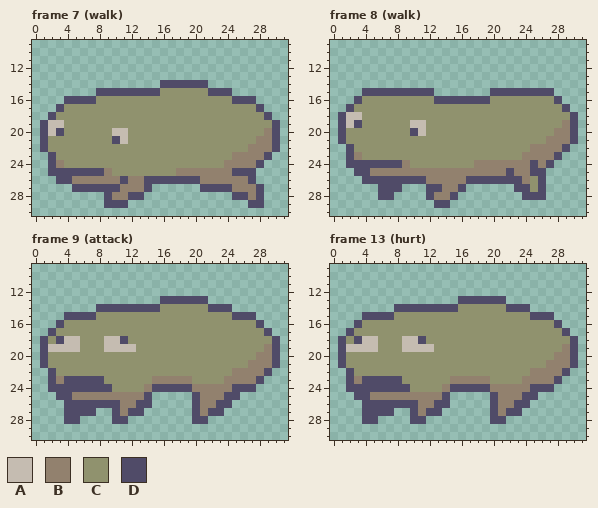
Two versions of one pixel-art file, characters/enemy/hotdog/HotDog.aseprite. Above: the version before the commit.
32x32 pixels, 14 frames. Shown: frame 7 (walk): x 0..31, y 9..30; frame 8 (walk): x 0..31, y 9..30; frame 9 (attack): x 0..31, y 9..30; frame 13 (hurt): x 0..31, y 9..30. The commit also changed other frames, which this record leaves out.
Palette (. is transparent): A #c5bcb1  B #92816e  C #90926e  D #504b68
The result:
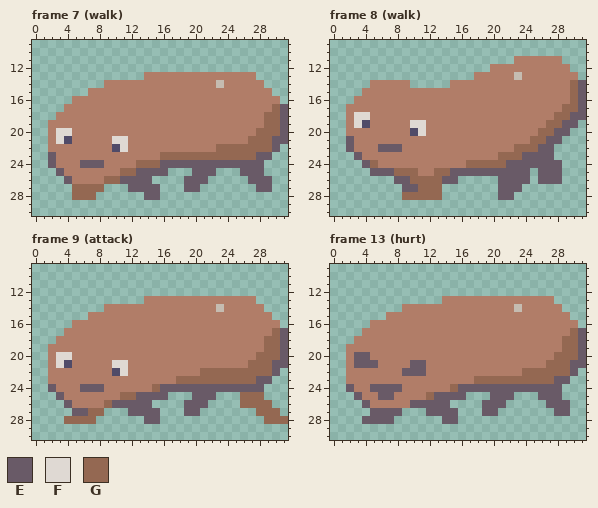
Colours new in this view: E #695a67  F #dfd9d3  G #946852
Edits made:
layer "Sprite Sheet" now hidden
layer "Layer 1" added
colour C: #90926e -> #b17d68
Frame 7 (walk):
y 13: x 14..27 .............. -> CCCCCCCCCCCCCC
y 14: x 9..28 .......DDDDDD....... -> CCCCCCCCCCCCCCACCCCC
y 15: x 7..15 .DDDDDDDD -> CCCCCCCCC; x 22..29 DDD..... -> CCCCCCCC
y 16: x 4..7 DDDD -> .CCC; x 25..30 DDD... -> CCCCCC
y 17: x 3 D -> .; x 28..31 D... -> CCGE
y 18: x 2 D -> .; x 29..31 D.. -> GGE
y 19: x 1..3 DAA -> .CC; x 29..31 CD. -> GGE
y 20: x 1..4 DADC -> .CFF; x 10..11 AA -> CC; x 28..31 CBD. -> GGGE
y 21: x 1 D -> .; x 3..4 CC -> FD; x 10..11 DA -> FF; x 27..31 CBBD. -> GGGEE
y 22: x 1 D -> .; x 10..11 CC -> DF; x 23..30 CCCCBBBD -> GGGGGGGE
y 23: x 2 D -> E; x 16..29 CCCCCCCCCBBBBD -> GGGGGGGGGGGGEE
y 24: x 2..3 DB -> EC; x 6..8 CCC -> EEE; x 13..28 CCCCCCCCCCCBBBBD -> GGGEEEEEEEEEEEEE
y 25: x 2..9 DDDDDDDB -> .ECCCCCC; x 11..28 CCCCCCCBBBBBBBDDD. -> GGEEEE...EEE...EEE
y 26: x 3..29 DDBBBBBBDBBDDDDDDDBBBBBBD.. -> .ECCCCGGEEEE....EEE.....EEE
y 27: x 5..15 DDDDDDBBBD. -> GGGG...EEEE; x 19..29 ..DDDDBBBD. -> EE.......EE
y 28: x 5..7 ... -> GGG; x 9..15 DBBDD.. -> .....EE; x 25..28 DDBD -> ....
y 29: x 9..11 DDD -> ...; x 27..28 DD -> ..
Frame 8 (walk):
y 11: x 23..28 ...... -> CCCCCC
y 12: x 20..29 .......... -> CCCCCCCCCC
y 13: x 18..30 ............. -> CCCCCACCCCCCC
y 14: x 5..9 ..... -> CCCCC; x 15..31 ................. -> CCCCCCCCCCCCCCCGE
y 15: x 4..31 DDDDDDDDD.......DDDDDDDD.... -> CCCCCCCCCCCCCCCCCCCCCCCCCCGE
y 16: x 3 D -> C; x 13..19 DDDDDDD -> CCCCCCC; x 28..31 D... -> CCGE
y 17: x 2 D -> C; x 29..31 D.. -> GGE
y 18: x 1..4 DAAC -> .CFF; x 28..31 CCD. -> GGEE
y 19: x 1..4 DADC -> .CFD; x 10..11 AA -> FF; x 27..30 CCBD -> GGEE
y 20: x 1 D -> .; x 11 A -> F; x 26..30 CCBBD -> GGEE.
y 21: x 1..2 DC -> .E; x 25..30 CCBBBD -> GGEE..
y 22: x 2 D -> E; x 6..8 CCC -> EEE; x 23..29 CCBBBBD -> GGGEE..
y 23: x 2..3 DB -> .E; x 21..28 CCCBBBBD -> GGGEEEE.
y 24: x 2..9 DDDDDDDB -> ..EGCCCC; x 17..28 CBBBBBBBDBD. -> GGGGGEEEEEEE
y 25: x 3..28 DDBBBBBBBBBBBBBBBBBDBBDD.. -> ..EEEGGGCCGGEEEEEEEEEE.EEE
y 26: x 4..28 DDDDDDDDBBBBBDDDDDDDBCD.. -> ....EEGGGGEE.....EEEE.EEE
y 27: x 6..16 DDD...DDBBD -> ...EEGGG...; x 21..26 ..DDCD -> EEE...
y 28: x 6..7 DD -> ..; x 9..15 ...DBBD -> GGGGG..; x 21..22 .. -> EE; x 24..26 DDD -> ...
y 29: x 13..14 DD -> ..
Frame 9 (attack):
y 13: x 14..27 ..DDDDDD...... -> CCCCCCCCCCCCCC
y 14: x 8..15 DDDDDDDD -> .CCCCCCC; x 22..28 DDD.... -> CACCCCC
y 15: x 4..7 DDDD -> ...C; x 25..29 DDD.. -> CCCCC
y 16: x 3..4 DC -> ..; x 28..30 D.. -> CCC
y 17: x 2..3 DC -> ..; x 29..31 D.. -> CGE
y 18: x 1..5 DCDAA -> ..CCC; x 9..11 AAD -> CCC; x 29..31 CD. -> GGE
y 19: x 1..5 DAAAA -> .CCCC; x 9..12 AAAA -> CCCC; x 29..31 BD. -> GGE
y 20: x 1 D -> .; x 3..4 CC -> FF; x 28..31 BBD. -> GGGE
y 21: x 1 D -> .; x 3..4 CC -> FD; x 10..11 CC -> FF; x 27..31 BBBD. -> GGGEE
y 22: x 2 D -> C; x 10..11 CC -> DF; x 21..30 CCCCBBBBD. -> GGGGGGGGGE
y 23: x 2..8 DBDDDDD -> CCCCCCC; x 15..29 BBBBBCCCCBBBBD. -> CCCGGGGGGGGGGEE
y 24: x 2..9 DDDDDDDD -> ECCCEEEC; x 14..28 BDDDDDBBBBBDDD. -> CGEEEEEEEEEEEEE
y 25: x 3..16 DDBBBBBBBBBD.. -> ECCCCCCCGGEEEE; x 20..28 DBBBDD... -> EEE...GGG
y 26: x 4..14 DDDDDDDBBDD -> ECCCCGEEEEE; x 19..24 .DBBDD -> EEE...; x 26..29 .... -> GGGG
y 27: x 4..8 DDDD. -> .EEGG; x 10..15 DBDD.. -> ..EEEE; x 19..23 .DBDD -> EE...; x 28..30 ... -> GGG
y 28: x 4..7 DD.. -> GGGG; x 10..11 DD -> ..; x 14..15 .. -> EE; x 20..21 DD -> ..; x 29..31 ... -> GGG
Frame 13 (hurt):
y 13: x 14..27 ..DDDDDD...... -> CCCCCCCCCCCCCC
y 14: x 8..15 DDDDDDDD -> .CCCCCCC; x 22..28 DDD.... -> CACCCCC
y 15: x 4..7 DDDD -> ...C; x 25..29 DDD.. -> CCCCC
y 16: x 3..4 DC -> ..; x 28..30 D.. -> CCC
y 17: x 2..3 DC -> ..; x 29..31 D.. -> CGE
y 18: x 1..5 DCDAA -> ..CCC; x 9..11 AAD -> CCC; x 29..31 CD. -> GGE
y 19: x 1..5 DAAAA -> .CCCC; x 9..12 AAAA -> CCCC; x 29..31 BD. -> GGE
y 20: x 1 D -> .; x 3..4 CC -> EE; x 28..31 BBD. -> GGGE
y 21: x 1 D -> .; x 3..5 CCC -> EEE; x 10..11 CC -> EE; x 27..31 BBBD. -> GGGEE
y 22: x 2 D -> C; x 9..11 CCC -> EEE; x 24..30 CBBBBD. -> GGGGGGE
y 23: x 2..8 DBDDDDD -> CCCCCCC; x 15..29 BBBBBCCCCBBBBD. -> CCCGGGGGGGGGGEE
y 24: x 2..9 DDDDDDDD -> ECCEEEEC; x 14..28 BDDDDDBBBBBDDD. -> CGEEEEEEEEEEEEE
y 25: x 3..16 DDBBBBBBBBBD.. -> ECCEECCCCGEEEE; x 20..28 DBBBDD... -> EEE...EEE
y 26: x 4..14 DDDDDDDBBDD -> ECCCCCEEEEE; x 19..24 .DBBDD -> EEE...; x 27..29 ... -> EEE
y 27: x 4..8 DDDD. -> .EEEE; x 10..15 DBDD.. -> ..EEEE; x 19..23 .DBDD -> EE...; x 28..29 .. -> EE
y 28: x 4..7 DD.. -> EEEE; x 10..11 DD -> ..; x 14..15 .. -> EE; x 20..21 DD -> ..
